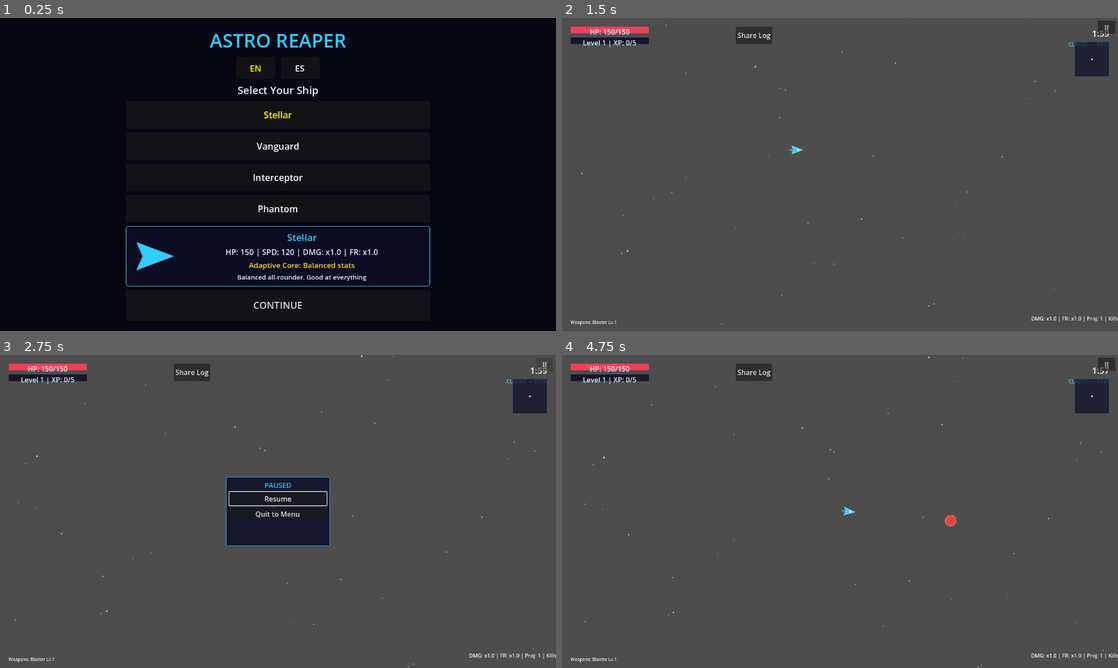
Above: before the commit, frames 1-4 (two rows, left to right).
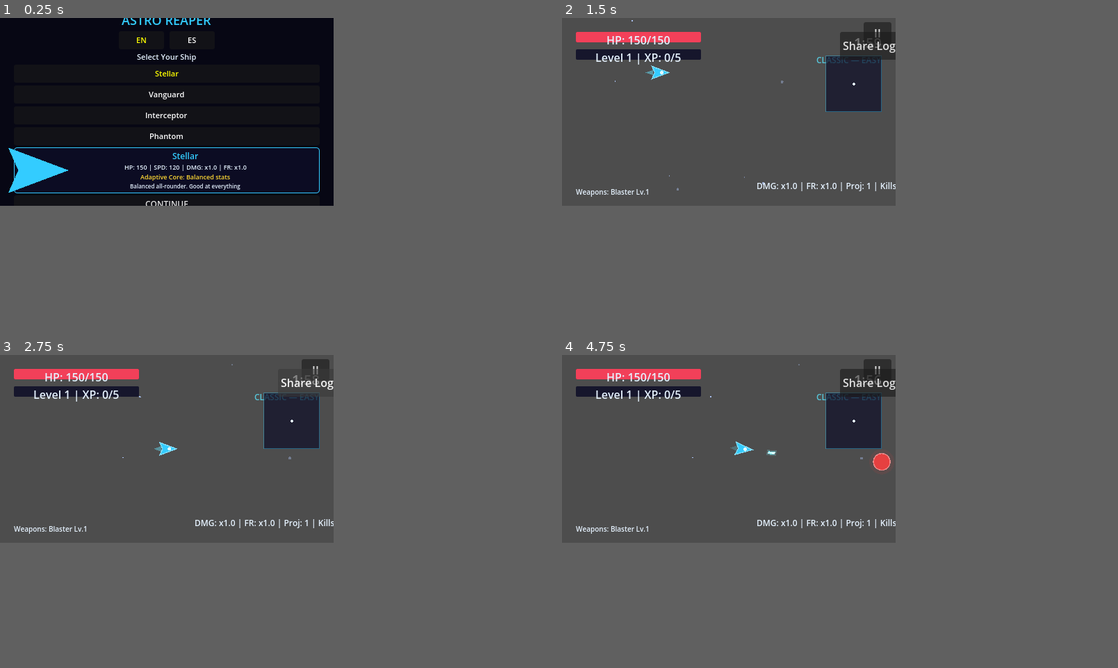
Above: after the commit, the same moments.

Repository: jlromgaz/Astro-Reaper
Game: Godot game, scene res://scenes/ui/main_menu.tscn
Same seed, same stepped clock (60 frames per second), same inputs: the game is played once before the commit and once after it.
Inputs (mouse positions are in pixels of both pictures, inside the frame that each line leads up to):
- Up to frame 1 (0.25 s): no input
- Up to frame 2 (1.5 s): click "CONTINUE" at 0.5 s; click "CLASSIC — EASY" at 1.25 s
- Up to frame 3 (2.75 s): click "II" at 2 s
- Up to frame 4 (4.75 s): click "Resume" (after the commit: "II") at 2.75 s; click "Share Log" at 3.5 s; tap Enter (ui_accept) at 4.25, 4.52 s; move the mouse to (962, 495) at 4.27 s; hold D (move_right) from 4.28 s (still down); hold Shift from 4.28 s (still down); click (962, 495) at 4.42 s
The window is 800x450 before the commit and 480x270 after it. Grey fills any space a smaller window leaves; there, only what the larger window draws over its background counts as a difference.

The runs differ from the first frame. In frame 1, 4.6% of the frame differs, in the area x 1-78%, y 0-93%; in frame 2, 6.4%; in frame 3, 9.6%, in the area x 1-100%, y 0-100%; in frame 4, 6.7%.

Commit message:
feat(display): change base viewport 1280x720→480x270 for mobile scaling
Everything now renders 2.67x larger on phone (scale 1.44x vs previous 0.54x).
Menu VBox compacted to fit 480x270 coordinate space. LevelUpPanel width
reduced from 580px to 440px to fit new viewport. Ship/mode buttons and
fonts proportionally adjusted. Web export regenerated.

Diff:
--- a/project.godot
+++ b/project.godot
@@ -31,13 +31,13 @@
 
 [display]
 
-window/size/viewport_width=1280
-window/size/viewport_height=720
+window/size/viewport_width=480
+window/size/viewport_height=270
 window/stretch/mode="viewport"
 window/stretch/aspect="expand"
 window/handheld/orientation=1
-window/size/test_width=1280
-window/size/test_height=720
+window/size/test_width=480
+window/size/test_height=270
 
 [internationalization]
 
--- a/scenes/ui/hud.tscn
+++ b/scenes/ui/hud.tscn
@@ -172,10 +172,10 @@
 anchor_top = 0.5
 anchor_right = 0.5
 anchor_bottom = 0.5
-offset_left = -290.0
-offset_top = -80.0
-offset_right = 290.0
-offset_bottom = 80.0
+offset_left = -220.0
+offset_top = -65.0
+offset_right = 220.0
+offset_bottom = 65.0
 grow_horizontal = 2
 grow_vertical = 2
 theme_override_styles/panel = SubResource("StyleBoxFlat_panel")
@@ -190,7 +190,7 @@
 horizontal_alignment = 1
 
 [node name="UpgradeButtons" type="HFlowContainer" parent="LevelUpPanel/VBox"]
-custom_minimum_size = Vector2(560, 0)
+custom_minimum_size = Vector2(420, 0)
 layout_mode = 2
 alignment = 1
 
@@ -219,7 +219,7 @@
 horizontal_alignment = 1
 
 [node name="Summary" type="Label" parent="GameOverPanel/VBox"]
-custom_minimum_size = Vector2(420, 0)
+custom_minimum_size = Vector2(300, 0)
 layout_mode = 2
 theme_override_colors/font_color = Color(0.9, 0.95, 1, 1)
 text = "Time: 0:00 | Level: 1"
--- a/scenes/ui/main_menu.tscn
+++ b/scenes/ui/main_menu.tscn
@@ -4,7 +4,7 @@
 [ext_resource type="Script" path="res://scripts/ui/ship_preview.gd" id="2_ship_preview"]
 
 [sub_resource type="LabelSettings" id="LabelSettings_title"]
-font_size = 44
+font_size = 18
 font_color = Color(0.2, 0.8, 1, 1)
 
 [sub_resource type="StyleBoxFlat" id="StyleBoxFlat_panel"]
@@ -18,10 +18,10 @@
 corner_radius_top_right = 4
 corner_radius_bottom_right = 4
 corner_radius_bottom_left = 4
-content_margin_left = 10.0
-content_margin_top = 10.0
-content_margin_right = 10.0
-content_margin_bottom = 10.0
+content_margin_left = 4.0
+content_margin_top = 4.0
+content_margin_right = 4.0
+content_margin_bottom = 4.0
 
 [node name="MainMenu" type="CanvasLayer"]
 script = ExtResource("1_script")
@@ -40,13 +40,13 @@
 anchor_top = 0.5
 anchor_right = 0.5
 anchor_bottom = 0.5
-offset_left = -350.0
-offset_top = -340.0
-offset_right = 350.0
-offset_bottom = 340.0
+offset_left = -220.0
+offset_top = -130.0
+offset_right = 220.0
+offset_bottom = 130.0
 grow_horizontal = 2
 grow_vertical = 2
-theme_override_constants/separation = 8
+theme_override_constants/separation = 3
 
 [node name="TitleLabel" type="Label" parent="VBox"]
 horizontal_alignment = 1
@@ -57,95 +57,95 @@
 visible = false
 horizontal_alignment = 1
 theme_override_colors/font_color = Color(1, 0.85, 0.2, 1)
-theme_override_font_sizes/font_size = 22
+theme_override_font_sizes/font_size = 11
 text = "BEST: 0"
 
 [node name="LangRow" type="HBoxContainer" parent="VBox"]
 layout_mode = 2
 alignment = 1
-theme_override_constants/separation = 12
+theme_override_constants/separation = 8
 
 [node name="EnBtn" type="Button" parent="VBox/LangRow"]
 layout_mode = 2
-custom_minimum_size = Vector2(90, 52)
-theme_override_font_sizes/font_size = 20
+custom_minimum_size = Vector2(65, 26)
+theme_override_font_sizes/font_size = 11
 text = "EN"
 
 [node name="EsBtn" type="Button" parent="VBox/LangRow"]
 layout_mode = 2
-custom_minimum_size = Vector2(90, 52)
-theme_override_font_sizes/font_size = 20
+custom_minimum_size = Vector2(65, 26)
+theme_override_font_sizes/font_size = 11
 text = "ES"
 
 [node name="ModeList" type="VBoxContainer" parent="VBox"]
 visible = false
 layout_mode = 2
 alignment = 1
-theme_override_constants/separation = 8
+theme_override_constants/separation = 4
 
 [node name="ModeHint" type="Label" parent="VBox"]
 visible = false
 layout_mode = 2
 theme_override_colors/font_color = Color(0.9, 0.95, 1, 1)
-theme_override_font_sizes/font_size = 19
+theme_override_font_sizes/font_size = 10
 text = "ENTER to launch | ESC to change ship"
 horizontal_alignment = 1
 
 [node name="SubtitleLabel" type="Label" parent="VBox"]
 theme_override_colors/font_color = Color(0.9, 0.95, 1, 1)
-theme_override_font_sizes/font_size = 24
+theme_override_font_sizes/font_size = 11
 horizontal_alignment = 1
 text = "Select Your Ship"
 
 [node name="ShipList" type="VBoxContainer" parent="VBox"]
-theme_override_constants/separation = 8
+theme_override_constants/separation = 4
 
 [node name="ShipInfoPanel" type="PanelContainer" parent="VBox"]
-custom_minimum_size = Vector2(0, 130)
+custom_minimum_size = Vector2(0, 60)
 theme_override_styles/panel = SubResource("StyleBoxFlat_panel")
 
 [node name="InfoHBox" type="HBoxContainer" parent="VBox/ShipInfoPanel"]
-offset_left = 9.0
-offset_top = 9.0
-offset_right = 681.0
-offset_bottom = 130.0
-theme_override_constants/separation = 10
+offset_left = 4.0
+offset_top = 4.0
+offset_right = 432.0
+offset_bottom = 60.0
+theme_override_constants/separation = 6
 
 [node name="ShipPreview" type="Control" parent="VBox/ShipInfoPanel/InfoHBox"]
 script = ExtResource("2_ship_preview")
-custom_minimum_size = Vector2(100, 100)
+custom_minimum_size = Vector2(48, 48)
 size_flags_vertical = 4
 
 [node name="InfoVBox" type="VBoxContainer" parent="VBox/ShipInfoPanel/InfoHBox"]
 size_flags_horizontal = 3
-theme_override_constants/separation = 5
+theme_override_constants/separation = 1
 
 [node name="ShipNameLabel" type="Label" parent="VBox/ShipInfoPanel/InfoHBox/InfoVBox"]
 theme_override_colors/font_color = Color(0.2, 0.8, 1, 1)
-theme_override_font_sizes/font_size = 22
+theme_override_font_sizes/font_size = 12
 horizontal_alignment = 1
 text = "Ship Name"
 
 [node name="ShipStatsLabel" type="Label" parent="VBox/ShipInfoPanel/InfoHBox/InfoVBox"]
 theme_override_colors/font_color = Color(0.9, 0.95, 1, 1)
-theme_override_font_sizes/font_size = 18
+theme_override_font_sizes/font_size = 9
 horizontal_alignment = 1
 text = "HP: 0 | SPD: 0 | DMG: x0 | FR: x0"
 
 [node name="ShipPassiveLabel" type="Label" parent="VBox/ShipInfoPanel/InfoHBox/InfoVBox"]
 theme_override_colors/font_color = Color(1, 0.85, 0.2, 1)
-theme_override_font_sizes/font_size = 17
+theme_override_font_sizes/font_size = 9
 horizontal_alignment = 1
 text = "Passive: None"
 
 [node name="ShipDescLabel" type="Label" parent="VBox/ShipInfoPanel/InfoHBox/InfoVBox"]
 theme_override_colors/font_color = Color(0.9, 0.95, 1, 1)
-theme_override_font_sizes/font_size = 15
+theme_override_font_sizes/font_size = 8
 horizontal_alignment = 1
 autowrap_mode = 2
 text = "Description"
 
 [node name="StartButton" type="Button" parent="VBox"]
-custom_minimum_size = Vector2(320, 72)
-theme_override_font_sizes/font_size = 22
+custom_minimum_size = Vector2(200, 26)
+theme_override_font_sizes/font_size = 12
 text = "LAUNCH"
--- a/scripts/ui/main_menu.gd
+++ b/scripts/ui/main_menu.gd
@@ -67,8 +67,8 @@
 func _build_back_button() -> void:
 	_back_button = Button.new()
 	_back_button.text = "← SHIPS"
-	_back_button.custom_minimum_size = Vector2(180, 52)
-	_back_button.add_theme_font_size_override("font_size", 20)
+	_back_button.custom_minimum_size = Vector2(140, 24)
+	_back_button.add_theme_font_size_override("font_size", 11)
 	_back_button.focus_mode = Control.FOCUS_NONE
 	_back_button.visible = false
 	_back_button.pressed.connect(func() -> void: _goto_page(0))
@@ -82,8 +82,8 @@
 	for i in range(MODE_OPTIONS.size()):
 		var btn := Button.new()
 		btn.text = MODE_OPTIONS[i].label
-		btn.custom_minimum_size = Vector2(340, 66)
-		btn.add_theme_font_size_override("font_size", 21)
+		btn.custom_minimum_size = Vector2(300, 26)
+		btn.add_theme_font_size_override("font_size", 11)
 		btn.focus_mode = Control.FOCUS_NONE
 		btn.pressed.connect(_on_mode_clicked.bind(i))
 		mode_list.add_child(btn)
@@ -155,8 +155,8 @@
 	for i in range(_ships.size()):
 		var btn := Button.new()
 		btn.text = tr("SHIP_%s_NAME" % _ships[i].ship_id.to_upper())
-		btn.custom_minimum_size = Vector2(340, 64)
-		btn.add_theme_font_size_override("font_size", 21)
+		btn.custom_minimum_size = Vector2(300, 26)
+		btn.add_theme_font_size_override("font_size", 11)
 		btn.focus_mode = Control.FOCUS_NONE
 		btn.pressed.connect(_select_ship.bind(i))
 		ship_list.add_child(btn)
Not shown, changed: public/index.html
Not shown, changed: public/index.pck
